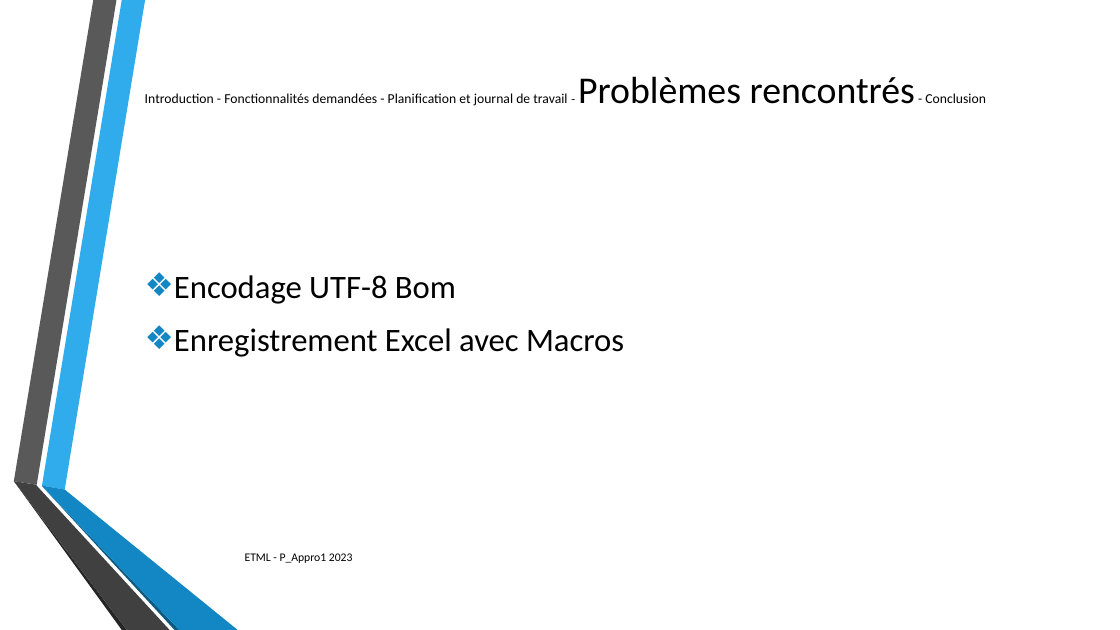
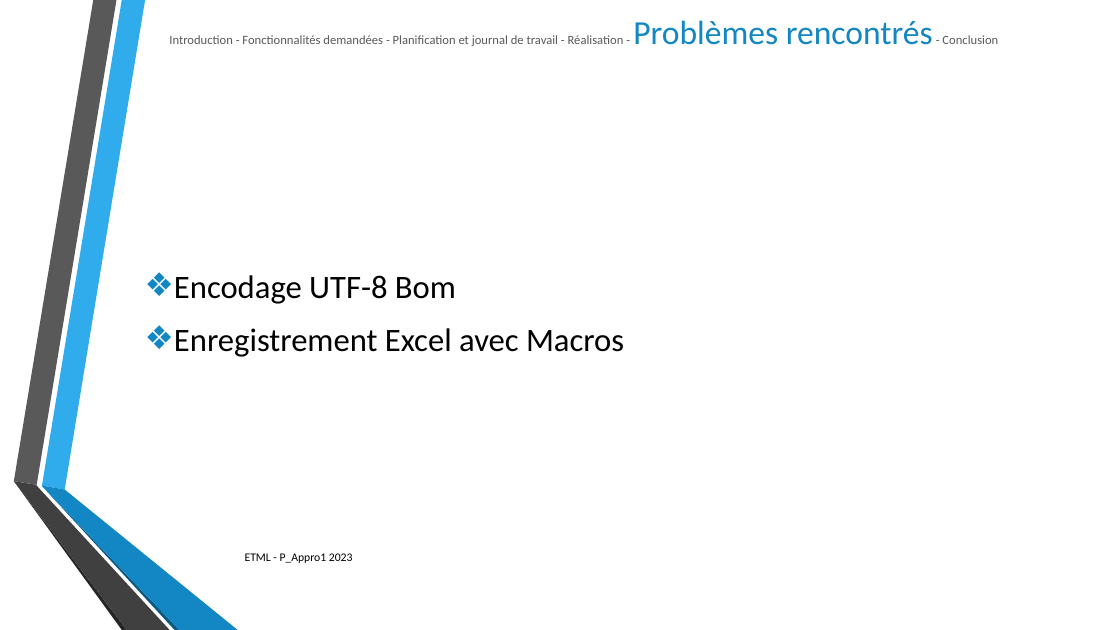
Before and after one commit to SylvainPhilipona/Recuperation-des-AutoEvaluations, a slide deck: slide 7 of CDC-rapport-jdt/Presentation/Presentation_philipona.pptx (slide 6 before the commit). Drawn at 1120x630 pixels with LibreOffice and Linux fonts; fonts in the diff are those of the drawing; background and template pictures are left out. Boxes give left, top, right and bottom in pixels: in the first picture for what was removed or moved away, otherwise in the second. Text is boxed around its words. In the diff, an @@ line names an element or a change of style, - is before the commit and + after.

```diff
--- a/CDC-rapport-jdt/Presentation/Presentation_philipona.pptx
+++ b/CDC-rapport-jdt/Presentation/Presentation_philipona.pptx
@@ title at <box>169,20,998,46</box>: text changed; size 11.7 to 10.8 pt; text colour #000000 to #595959 @@
-Introduction - Fonctionnalités demandées - Planification et journal de travail - Problèmes rencontrés - Conclusion
+Introduction - Fonctionnalités demandées - Planification et journal de travail - Réalisation - Problèmes rencontrés - Conclusion
```
Also in this commit, not shown: 7 other slides changed, 1 slide added.
